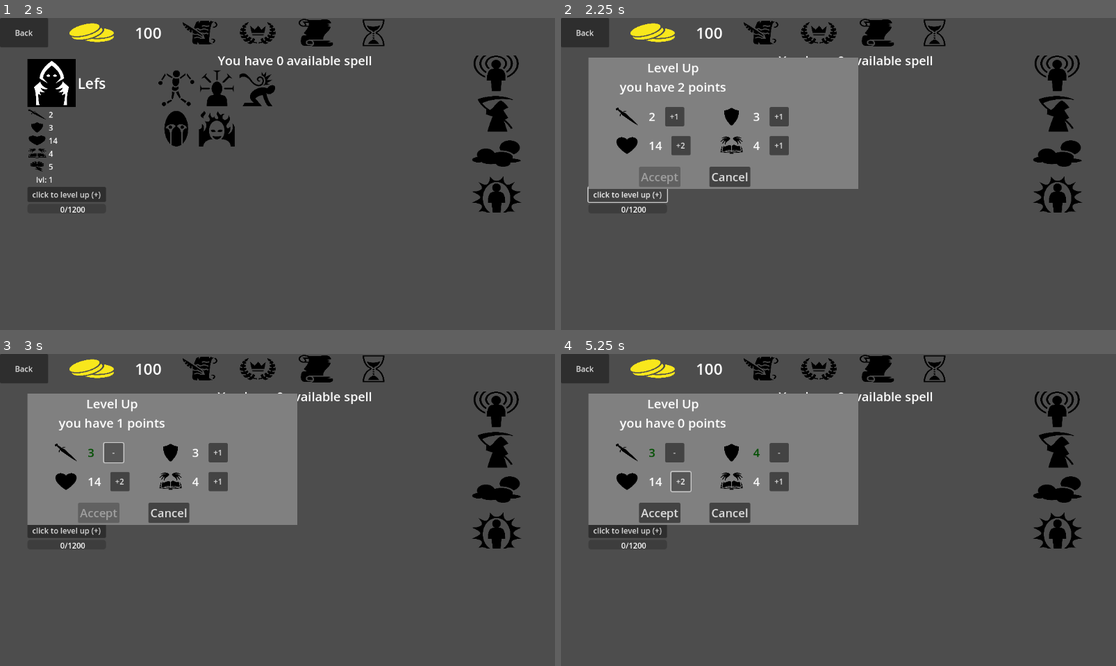
Above: before the commit, frames 1-4 (two rows, left to right).
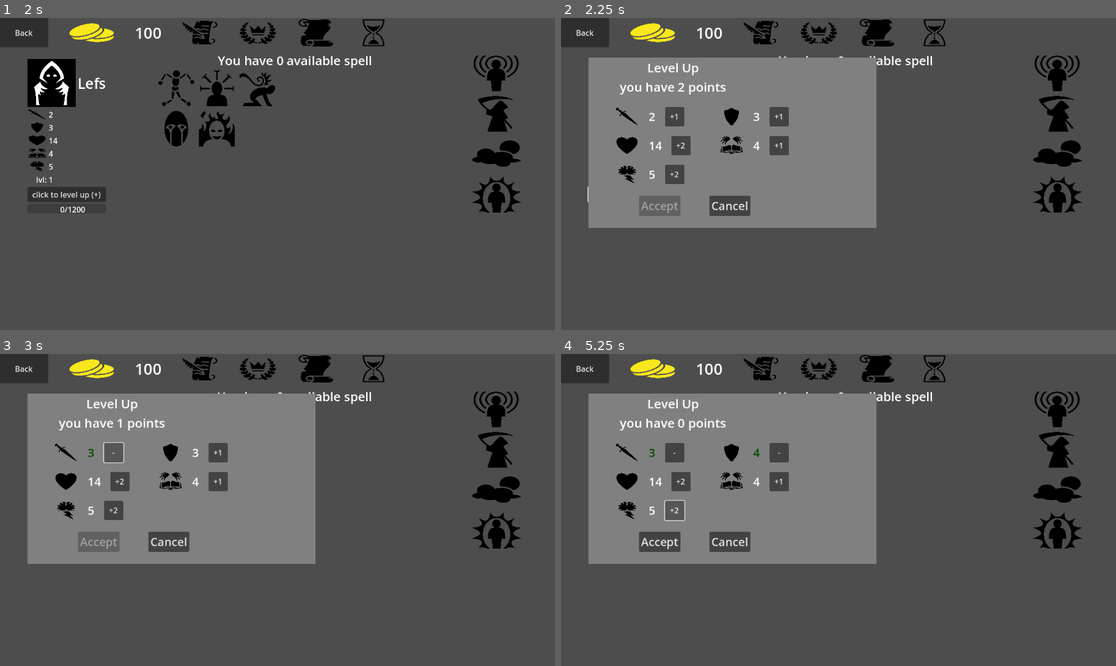
Above: after the commit, the same moments.

Repository: ualisars/ManagementPrototype
Game: Godot game, scene res://Interface/General/player_interface.tscn
The game is run twice, just before and just after one commit, with the same random seed, the same clock (stepped at 60 frames per second) and the same inputs.
Inputs (mouse positions are in pixels of both pictures, inside the frame that each line leads up to):
- Up to frame 1 (2 s): click "Camp" at 0.5 s; move the mouse to (61, 117) at 1.27 s; press the mouse at (61, 117) at 1.28 s
- Up to frame 2 (2.25 s): release the mouse at (622, 117) at 2 s; click "click to level up (+)" at 2 s
- Up to frame 3 (3 s): click "+1" at 2.75 s
- Up to frame 4 (5.25 s): click "+1" at 3.5 s; click "+1" at 4.25 s; click "+2" at 5 s

Frame 1 is identical in both runs. In frame 2, 8.2% of the frame differs, in the area x 4-57%, y 12-68%; in frame 3, 8.2%; in frame 4, 8.1%.

Commit message:
add concentration to level up

Diff:
--- a/Control.gd
+++ b/Control.gd
@@ -7,11 +7,13 @@
 @onready var defense_value_label = $BoxContainer/CharacteristicsMarginContainer/CharacteristicsContainer/DefenseCharacteristicContainer/DefenseValueLabel
 @onready var health_value_label = $BoxContainer/CharacteristicsMarginContainer/CharacteristicsContainer/HealthCharacteristicContainer/HealthValueLabel
 @onready var cast_speed_value_label = $BoxContainer/CharacteristicsMarginContainer/CharacteristicsContainer/CastSpeedCharacteristicContainer/CastSpeedValueLabel
+@onready var concentration_value_label = $BoxContainer/CharacteristicsMarginContainer/CharacteristicsContainer/ConcentrationCharacteristicContainer/ConcentrationValueLabel
 
 @onready var attack_increase_button = $BoxContainer/CharacteristicsMarginContainer/CharacteristicsContainer/AttackCharacteristicContainer/AttackIncreaseButton
 @onready var defense_increase_button = $"BoxContainer/CharacteristicsMarginContainer/CharacteristicsContainer/DefenseCharacteristicContainer/DefenseIncrease Button"
 @onready var health_increase_button = $"BoxContainer/CharacteristicsMarginContainer/CharacteristicsContainer/HealthCharacteristicContainer/HealthIncrease Button"
 @onready var cast_speed_increase_button = $"BoxContainer/CharacteristicsMarginContainer/CharacteristicsContainer/CastSpeedCharacteristicContainer/CastSpeedIncrease Button"
+@onready var concentration_increase_button = $BoxContainer/CharacteristicsMarginContainer/CharacteristicsContainer/ConcentrationCharacteristicContainer/ConcentrationIncreaseButton
 
 @onready var accept_button = $BoxContainer/ButtonsMarginContainer/ButtonsBoxContainer/AcceptButton
 @onready var cancel_button = $BoxContainer/ButtonsMarginContainer/ButtonsBoxContainer/CancelButton
@@ -23,11 +25,13 @@
 var defense_update: int
 var health_update: int
 var cast_speed_update: int
+var concentration_update: int
 
 var is_attack_increased: bool = false
 var is_defense_increased: bool = false
 var is_health_increased: bool = false
 var is_cast_speed_increased: bool = false
+var is_concentration_increased: bool = false
 
 var available_points: int
 
@@ -42,15 +46,19 @@
 	defense_value_label.add_theme_font_size_override("font_size", 24)
 	health_value_label.add_theme_font_size_override("font_size", 24)
 	cast_speed_value_label.add_theme_font_size_override("font_size", 24)
+	concentration_value_label.add_theme_font_size_override("font_size", 24)
 
 	attack_update = 1
 	defense_update = 1
 	health_update = 2
 	cast_speed_update = 1
+	concentration_update = 2
 
 
 func on_level_up_chosen(characteristic: Characterictic) -> void:
-	update_characteristics_object = UpdateCharacteristicsObject.new(0, 0, 0, 0)
+	update_characteristics_object = UpdateCharacteristicsObject.new(
+		0, 0, 0, 0, 0
+	)
 
 	current_character = characteristic
 
@@ -60,6 +68,7 @@
 	defense_value_label.text = str(characteristic.defense)
 	health_value_label.text = str(characteristic.health)
 	cast_speed_value_label.text = str(characteristic.cast_speed)
+	concentration_value_label.text = str(characteristic.concentration)
 
 	init_increase_buttons()
 
@@ -77,6 +86,7 @@
 	defense_increase_button.text = "+" + str(defense_update)
 	health_increase_button.text = "+" + str(health_update)
 	cast_speed_increase_button.text = "+" + str(cast_speed_update)
+	concentration_increase_button.text = "+" + str(concentration_update)
 
 func _on_accept_button_pressed():
 	if available_points == 0:
@@ -100,6 +110,8 @@
 		update_characteristics_object.health = health_update
 	if is_cast_speed_increased:
 		update_characteristics_object.cast_speed = cast_speed_update
+	if is_concentration_increased:
+		update_characteristics_object.concentration = concentration_update
 
 func update_button(
 	button: Button,
@@ -184,3 +196,15 @@
 
 	if is_value_updated:
 		is_cast_speed_increased = !is_cast_speed_increased
+
+
+func _on_concentration_increase_button_pressed():
+	var is_value_updated: bool = update_button(
+		concentration_increase_button,
+		concentration_value_label,
+		concentration_update,
+		is_concentration_increased
+	)
+
+	if is_value_updated:
+		is_concentration_increased = !is_concentration_increased
--- a/Interface/CharacterInterface/level_up_control.tscn
+++ b/Interface/CharacterInterface/level_up_control.tscn
@@ -6,6 +6,7 @@
 [ext_resource type="Texture2D" uid="uid://bitw5ttwb7f7k" path="res://Images/shield.svg" id="3_0g2aw"]
 [ext_resource type="Texture2D" uid="uid://diee2feq6hrn0" path="res://Images/hearts.svg" id="4_pawge"]
 [ext_resource type="Texture2D" uid="uid://beu3rdvni3a5a" path="res://Images/gift-of-knowledge.svg" id="5_trltb"]
+[ext_resource type="Texture2D" uid="uid://d3jb7t70e14o6" path="res://Images/brainstorm.svg" id="7_8gop5"]
 
 [sub_resource type="LabelSettings" id="LabelSettings_v226b"]
 font_size = 26
@@ -22,8 +23,8 @@
 [node name="Background" type="TextureRect" parent="."]
 layout_mode = 2
 offset_top = -3.0
-offset_right = 560.0
-offset_bottom = 270.0
+offset_right = 598.0
+offset_bottom = 351.0
 texture = ExtResource("2_yk44w")
 expand_mode = 1
 
@@ -137,6 +138,25 @@
 layout_mode = 2
 text = "+1"
 
+[node name="ConcentrationCharacteristicContainer" type="HBoxContainer" parent="BoxContainer/CharacteristicsMarginContainer/CharacteristicsContainer"]
+layout_mode = 2
+theme_override_constants/separation = 20
+
+[node name="ConcentrationCharacteristicImage" type="TextureRect" parent="BoxContainer/CharacteristicsMarginContainer/CharacteristicsContainer/ConcentrationCharacteristicContainer"]
+custom_minimum_size = Vector2(50, 40)
+layout_mode = 2
+texture = ExtResource("7_8gop5")
+expand_mode = 1
+
+[node name="ConcentrationValueLabel" type="Label" parent="BoxContainer/CharacteristicsMarginContainer/CharacteristicsContainer/ConcentrationCharacteristicContainer"]
+layout_mode = 2
+text = "20"
+
+[node name="ConcentrationIncreaseButton" type="Button" parent="BoxContainer/CharacteristicsMarginContainer/CharacteristicsContainer/ConcentrationCharacteristicContainer"]
+custom_minimum_size = Vector2(40, 0)
+layout_mode = 2
+text = "+1"
+
 [node name="ButtonsMarginContainer" type="MarginContainer" parent="BoxContainer"]
 layout_mode = 2
 theme_override_constants/margin_left = 170
@@ -160,5 +180,6 @@
 [connection signal="pressed" from="BoxContainer/CharacteristicsMarginContainer/CharacteristicsContainer/DefenseCharacteristicContainer/DefenseIncrease Button" to="." method="_on_defense_increase_button_pressed"]
 [connection signal="pressed" from="BoxContainer/CharacteristicsMarginContainer/CharacteristicsContainer/HealthCharacteristicContainer/HealthIncrease Button" to="." method="_on_health_increase_button_pressed"]
 [connection signal="pressed" from="BoxContainer/CharacteristicsMarginContainer/CharacteristicsContainer/CastSpeedCharacteristicContainer/CastSpeedIncrease Button" to="." method="_on_cast_speed_increase_button_pressed"]
+[connection signal="pressed" from="BoxContainer/CharacteristicsMarginContainer/CharacteristicsContainer/ConcentrationCharacteristicContainer/ConcentrationIncreaseButton" to="." method="_on_concentration_increase_button_pressed"]
 [connection signal="pressed" from="BoxContainer/ButtonsMarginContainer/ButtonsBoxContainer/AcceptButton" to="." method="_on_accept_button_pressed"]
 [connection signal="pressed" from="BoxContainer/ButtonsMarginContainer/ButtonsBoxContainer/CancelButton" to="." method="_on_cancel_button_pressed"]
--- a/UpdateCharacteristicsObject.gd
+++ b/UpdateCharacteristicsObject.gd
@@ -6,14 +6,17 @@
 var defense: int
 var health: int
 var cast_speed: int
+var concentration: int
 
 func _init(
 	new_attack: int,
 	new_defense: int,
 	new_health: int,
-	new_cast_speed: int
+	new_cast_speed: int,
+	new_concentration: int
 ) -> void:
 	attack = new_attack
 	defense = new_defense
 	health = new_health
 	cast_speed = new_cast_speed
+	concentration = new_concentration
--- a/World/Player.gd
+++ b/World/Player.gd
@@ -35,6 +35,7 @@
 	characteristics.defense += update_characteristics_object.defense
 	characteristics.health += update_characteristics_object.health
 	characteristics.cast_speed += update_characteristics_object.cast_speed
+	characteristics.concentration += update_characteristics_object.concentration
 
 	characteristics.available_level_ups -= 1
 
Not shown: 1 places in Interface/CharacterInterface/level_up_control.tscn that only renumber resources
